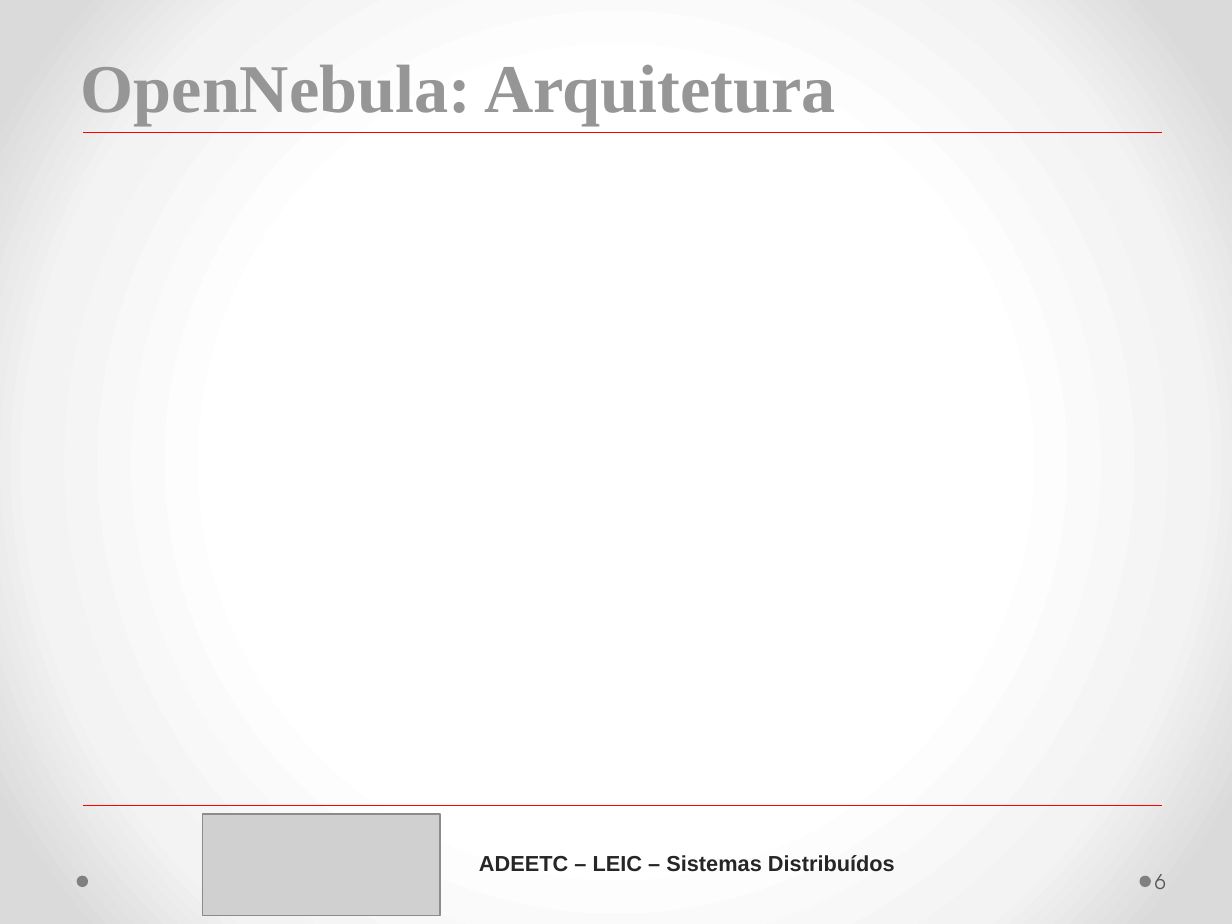
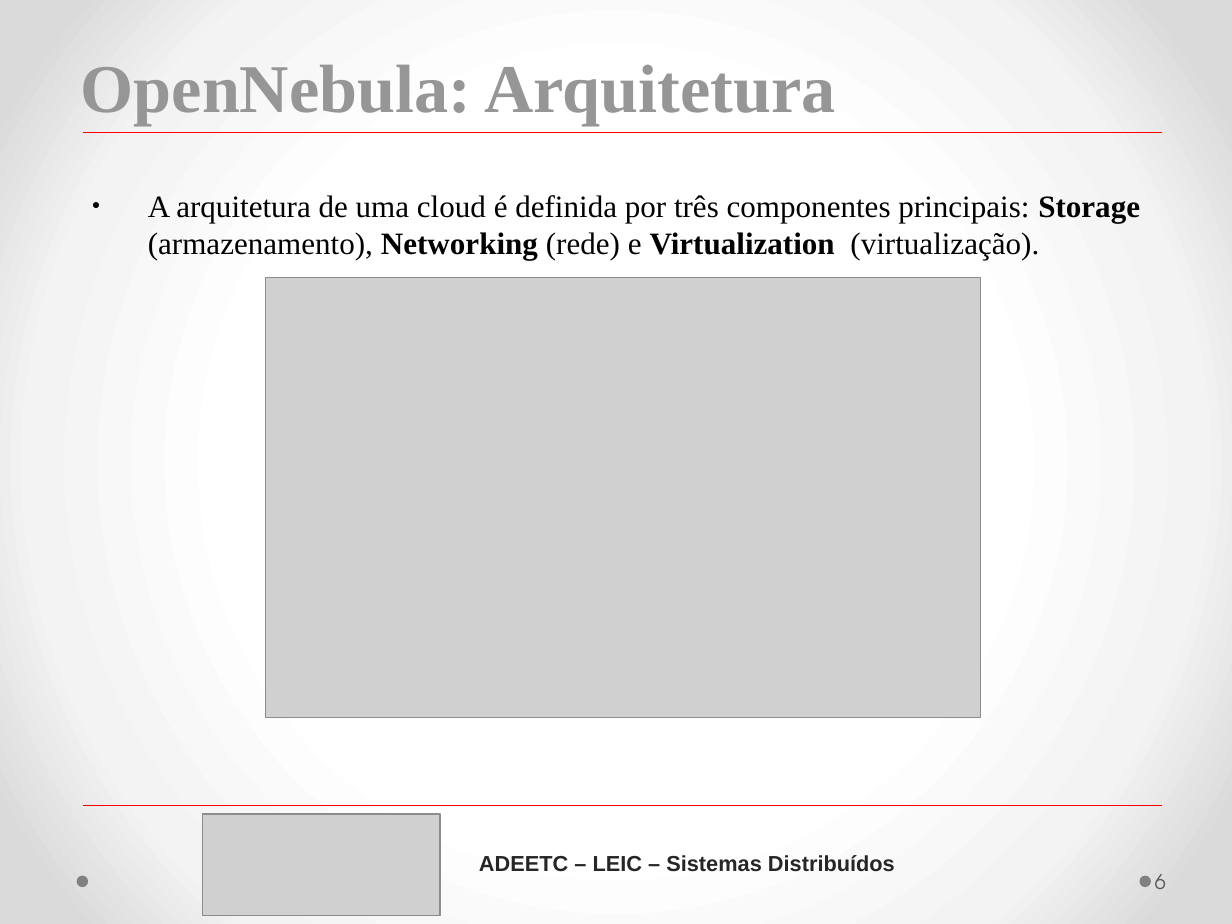
Before and after one commit to MFDM/SD, a slide deck: slide 6 of T2/Apresentação-T2.pptx. Drawn at 1232x924 pixels with LibreOffice and Linux fonts; fonts in the diff are those of the drawing; grey boxes stand for pictures. Boxes give left, top, right and bottom in pixels: in the first picture for what was removed or moved away, otherwise in the second. Text is boxed around its words. In the diff, an @@ line names an element or a change of style, - is before the commit and + after.

Commit message:
apresentação update

```diff
--- a/T2/Apresentação-T2.pptx
+++ b/T2/Apresentação-T2.pptx
@@ text added at box(148, 195, 1140, 260), 20 pt, text #000000 @@
+● A arquitetura de uma cloud é definida por três componentes principais: Storage (armazenamento), Networking (rede) e Virtualization (virtualização).
@@ picture added at box(265, 277, 980, 718) @@
```
Also in this commit, not shown: 8 slides added, 1 other file.
